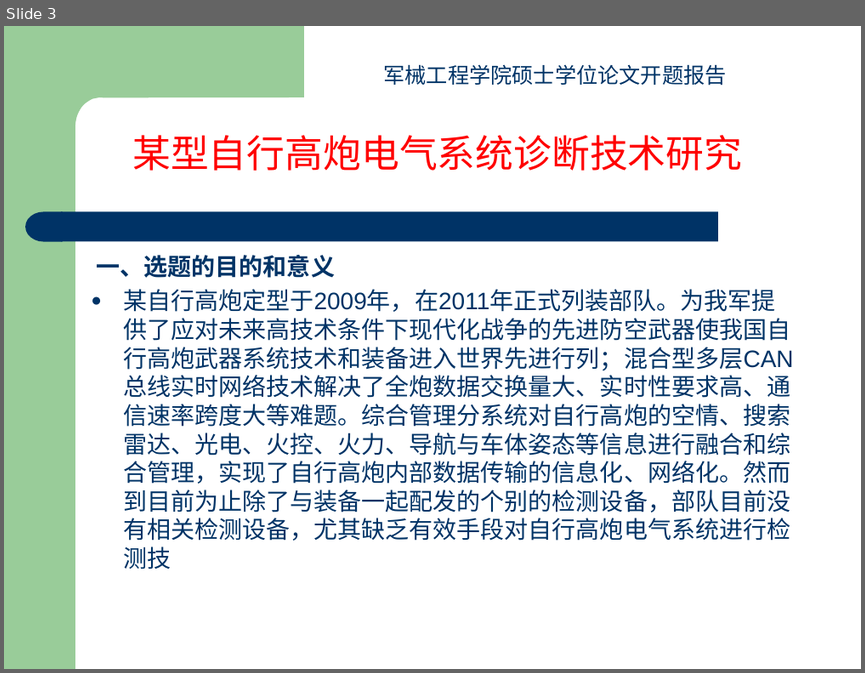
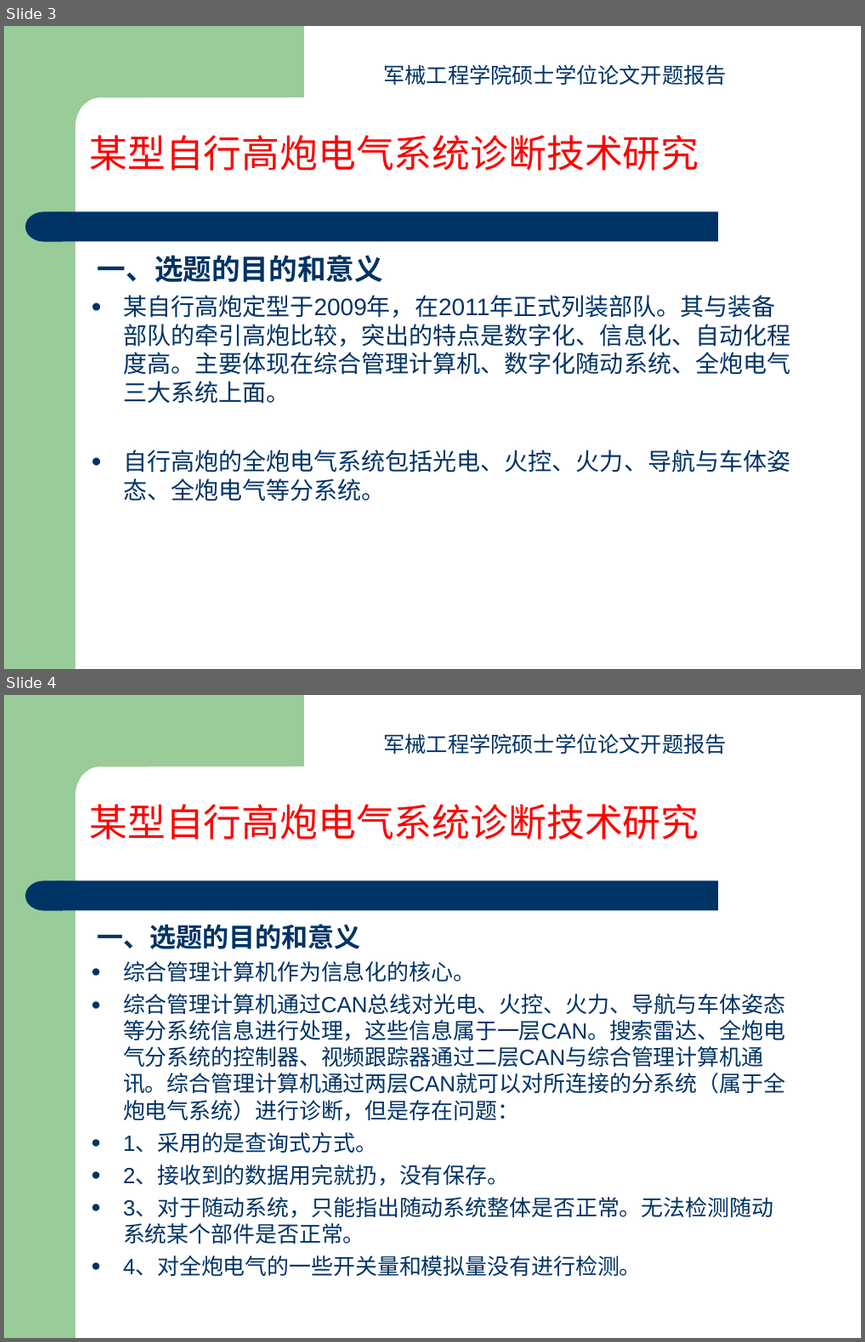
Before and after one commit to yangfan16860/Paper, a slide deck: 开题报告杨帆.ppt. Shown one above the other, each under a label of ours: slide 3 before the commit, slides 3 and 4 after it. The pictures are 865x673 and 865x1342 pixels, drawn with LibreOffice and Linux fonts; fonts in the diff are those of the drawing. Boxes give left, top, right and bottom in pixels: in the first picture for what was removed or moved away, otherwise in the second. Text is boxed around its words. In the diff, an @@ line names an element or a change of style, - is before the commit and + after.

Commit message:
9月21日
改动了一点，但是文献综述有点问题，算了，也不想动了。也不是很重要。

```diff
--- a/开题报告杨帆.ppt
+++ b/开题报告杨帆.ppt
@@ slide 4 added at (x1=4, y1=695, x2=861, y2=1338), background #FFFFFF; not listed: 4 template elements that a slide beside it also shows @@
@@ text added at (x1=384, y1=733, x2=726, y2=755), 18 pt, text #003366 @@
+军械工程学院硕士学位论文开题报告
@@ text added at (x1=89, y1=804, x2=698, y2=839), 32 pt, text #FF0000 @@
+某型自行高炮电气系统诊断技术研究
@@ text added at (x1=97, y1=924, x2=785, y2=1276), 18.5 pt, text #003366 @@
+一、选题的目的和意义
+● 综合管理计算机作为信息化的核心。
+● 综合管理计算机通过CAN总线对光电、火控、火力、导航与车体姿态等分系统信息进行处理，这些信息属于一层CAN。搜索雷达、全炮电气分系统的控制器、视频跟踪器通过二层CAN与综合管理计算机通讯。综合管理计算机通过两层CAN就可以对所连接的分系统（属于全炮电气系统）进行诊断，但是存在问题：
+● 1、采用的是查询式方式。
+● 2、接收到的数据用完就扔，没有保存。
+● 3、对于随动系统，只能指出随动系统整体是否正常。无法检测随动系统某个部件是否正常。
+● 4、对全炮电气的一些开关量和模拟量没有进行检测。
@@ slide 3 changed as well @@
@@ text "某型自行高炮电气系统诊断技术研究" moved from (x1=132, y1=135, x2=742, y2=170) to (x1=89, y1=135, x2=698, y2=170) @@
@@ text at (x1=98, y1=255, x2=383, y2=282): size 20 to 24 pt in "一、选题的目的和意义"; more space between paragraphs @@
@@ text at (x1=123, y1=295, x2=790, y2=501): text changed @@
-● 某自行高炮定型于2009年，在2011年正式列装部队。为我军提供了应对未来高技术条件下现代化战争的先进防空武器使我国自行高炮武器系统技术和装备进入世界先进行列；混合型多层CAN总线实时网络技术解决了全炮数据交换量大、实时性要求高、通信速率跨度大等难题。综合管理分系统对自行高炮的空情、搜索雷达、光电、火控、火力、导航与车体姿态等信息进行融合和综合管理，实现了自行高炮内部数据传输的信息化、网络化。然而到目前为止除了与装备一起配发的个别的检测设备，部队目前没有相关检测设备，尤其缺乏有效手段对自行高炮电气系统进行检测技
+● 某自行高炮定型于2009年，在2011年正式列装部队。其与装备部队的牵引高炮比较，突出的特点是数字化、信息化、自动化程度高。主要体现在综合管理计算机、数字化随动系统、全炮电气三大系统上面。
+● 自行高炮的全炮电气系统包括光电、火控、火力、导航与车体姿态、全炮电气等分系统。
```
Also in this commit, not shown: 9 other slides changed, 4 other slides added, 2 slides removed, 4 other files.
